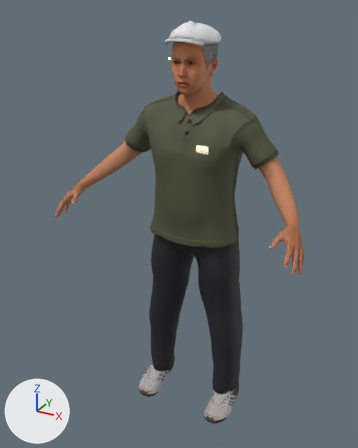
A saved change to the glTF model docs/cyberpunk-reference/blender/out/human/merchant/human_merchant.glb.
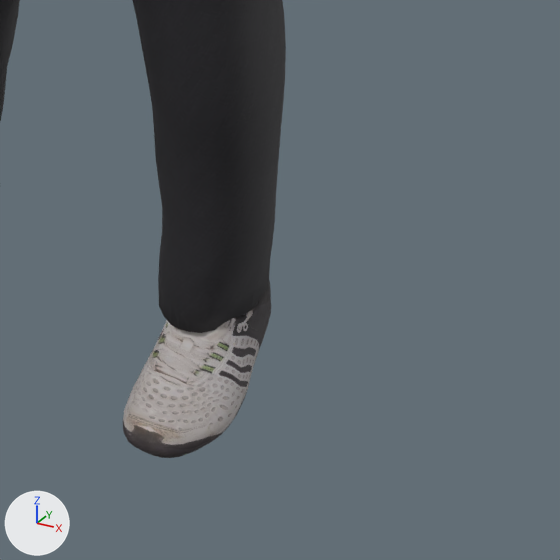
The first picture shows the older version from a camera (50 mm lens) standing at (0.861, -1.73, 1.698) and looking at (-0.039, -0.093, 0.88). The close-ups show the older and then the newer version on the part from 49% to 86% of the width and 70% to 100% of the height of that picture. Only the edits that show in the close-ups are written down. Every picture has the same lights, and +X, +Y and +Z are marked at lower left. Vertices at exactly the same position are counted once.

The first close-up shows 'Human.shoes05', 'Human.toigo_wool_pants'.
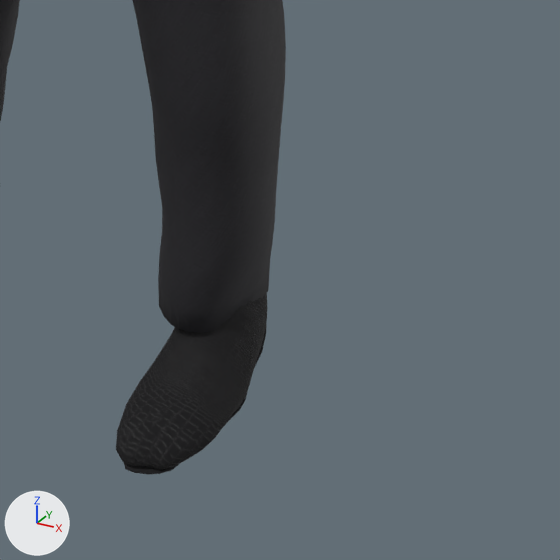
Location of each change, (x1, y1, x2, y2) in pixels of the close-ups (560 x 560 px):
'Human.shoes05', reshaped, recoloured: before (123, 280, 271, 458); after (116, 293, 267, 475)

The change, as a list of edits to the scene's bpy script:
```text
Add img_bootsanklem_toigo_ankle_boots_male_tint_u:
    img_bootsanklem_toigo_ankle_boots_male_tint_u = load_image('BootsAnkleM_toigo_ankle_boots_male_tint_u', '_unpacked/BootsAnkleM_toigo_ankle_boots_male_tint_u', 1024, 1024, 'sRGB')
Add img_bootsankle_norm_u:
    img_bootsankle_norm_u = load_image('BootsAnkle-norm_u', '_unpacked/BootsAnkle-norm_u', 1024, 1024, 'Non-Color')
Add img_bootsankle_spec_u:
    img_bootsankle_spec_u = load_image('BootsAnkle-spec_u', '_unpacked/BootsAnkle-spec_u', 1024, 1024, 'Non-Color')
Add mat_human_toigo_ankle_boots_male:
    mat_human_toigo_ankle_boots_male = bpy.data.materials.new('Human.toigo_ankle_boots_male')
    # uses the picture img_bootsankle_norm_u
    # uses the picture img_bootsankle_spec_u
    # uses the picture img_bootsanklem_toigo_ankle_boots_male_tint_u
Change me_shoes05:
    used by ob_human_shoes05; location = (0.0, 0.0, 0.0)
    remove me_shoes05.from_pydata(...)  # 1594 vertices, 3064 faces; spans x -0.238..0.238, y -0.199..0.061, z -0.016..0.195
    remove me_shoes05.materials.append(mat_human_shoes05)  # picture img_shoes05_diffuse
    add me_shoes05.from_pydata(...)  # 2084 vertices, 4120 faces; spans x -0.236..0.236, y -0.218..0.066, z -0.019..0.164
    me_shoes05 part 1: the loose piece of 653 vertices spanning x 0.125..0.238, y -0.199..0.061, z -0.016..0.09 is rebuilt with 1042 vertices and now spans x 0.133..0.236, y -0.218..0.066, z -0.019..0.164, in mat_human_toigo_ankle_boots_male
    other edits to the shape of me_shoes05 do not show in these pictures
    add me_shoes05.materials.append(mat_human_toigo_ankle_boots_male)
```
